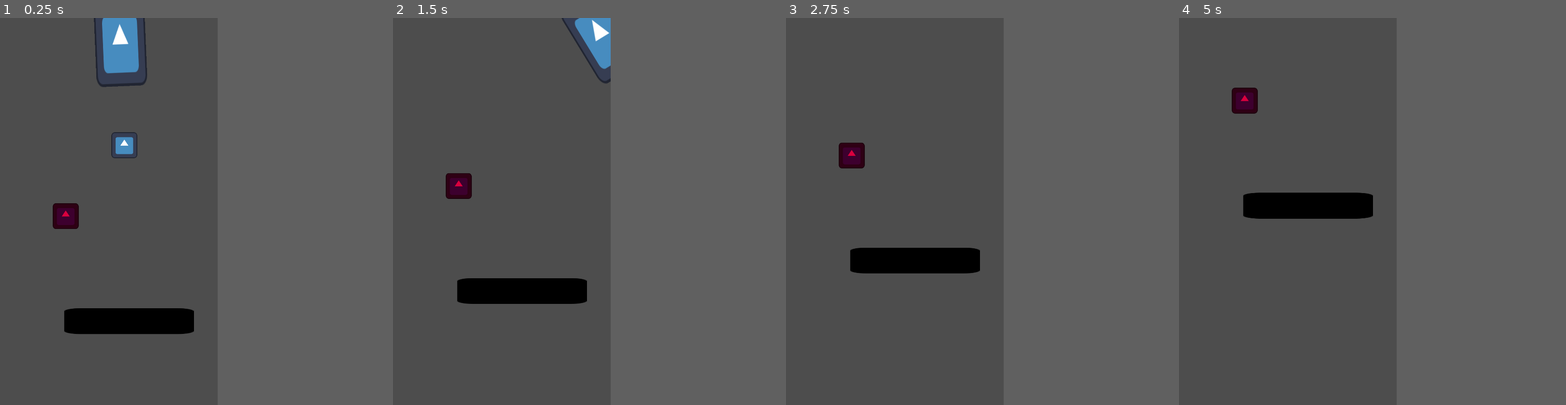
Above: before the commit, frames 1-4 (left to right).
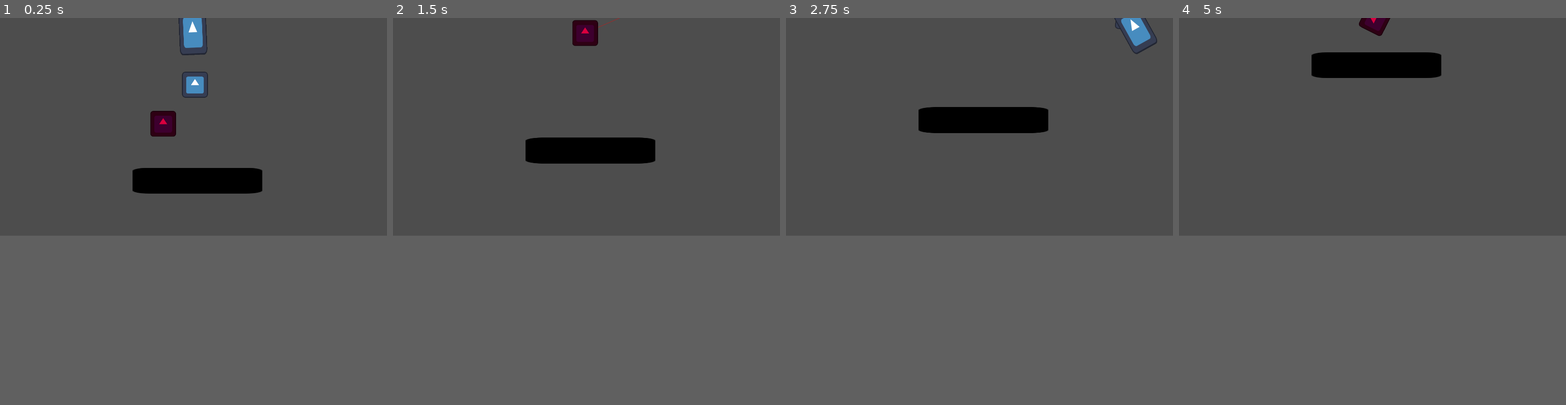
Above: after the commit, the same moments.

Repository: Pandji25/ggj25-animaldev
Game: Godot game, scene res://game.tscn
Same seed, same stepped clock (60 frames per second), same inputs: the game is played once before the commit and once after it. The engine's default icon, where the game draws it, is replaced by a stand-in: a white triangle on a blue panel in a dark square.
Inputs:
- Up to frame 1 (0.25 s): no input
- Up to frame 2 (1.5 s): tap Enter at 0.5 s; hold Right (ui_right) 0.53-1.28 s; hold Down (ui_down) from 1.28 s (still down)
- Up to frame 3 (2.75 s): release Down (ui_down) at 2.03 s; hold Right (ui_right) from 2.03 s (still down)
- Up to frame 4 (5 s): release Right (ui_right) at 2.78 s; hold Up (ui_up) 2.78-3.53 s; hold Left (ui_left) from 3.53 s (still down)
In our replay, the window is 450x800 before the commit and 800x450 after it. These sizes can differ from the game's own. Grey fills any space a smaller window leaves; there, only what the larger window draws over its background counts as a difference.

The runs differ from the first frame. In frame 1, 7.8% of the frame differs, in the area x 13-68%, y 0-82%; in frame 2, 5.9%; in frame 3, 5.3%; in frame 4, 5.1%.

Commit message:
change aspect ratio

Diff:
--- a/game.tscn
+++ b/game.tscn
@@ -16,7 +16,12 @@
 [sub_resource type="RectangleShape2D" id="RectangleShape2D_v61sh"]
 size = Vector2(130, 122)
 
+[sub_resource type="RectangleShape2D" id="RectangleShape2D_echct"]
+size = Vector2(58.5234, 2468.92)
+
 [node name="Game" type="Node2D"]
+position = Vector2(633, 0)
+scale = Vector2(0.54182, 0.54182)
 script = ExtResource("1_ld8p2")
 
 [node name="Marker2D" type="Marker2D" parent="."]
@@ -80,4 +85,16 @@
 
 [node name="RigidPlayer" parent="." instance=ExtResource("6_r3wt8")]
 
+[node name="StaticBody2D" type="StaticBody2D" parent="."]
+
+[node name="CollisionShape2D" type="CollisionShape2D" parent="StaticBody2D"]
+position = Vector2(-863.756, 1098.15)
+rotation = -0.0872665
+shape = SubResource("RectangleShape2D_echct")
+
+[node name="CollisionShape2D2" type="CollisionShape2D" parent="StaticBody2D"]
+position = Vector2(2028.35, 1070.47)
+rotation = 0.0872665
+shape = SubResource("RectangleShape2D_echct")
+
 [connection signal="body_entered" from="Straw" to="Straw" method="_on_body_entered"]
--- /dev/null
+++ b/main.tscn
@@ -0,0 +1,11 @@
+[gd_scene format=3 uid="uid://b0htuuh6huy7t"]
+
+[node name="Main" type="Node2D"]
+
+[node name="Button" type="Button" parent="."]
+offset_left = 345.0
+offset_top = 120.0
+offset_right = 654.0
+offset_bottom = 161.0
+text = "Start
+"
--- a/project.godot
+++ b/project.godot
@@ -17,9 +17,10 @@
 
 [display]
 
-window/size/viewport_width=1080
-window/size/viewport_height=1920
+window/size/viewport_width=1920
+window/size/viewport_height=1080
 window/stretch/mode="viewport"
+window/stretch/aspect="expand"
 
 [rendering]
 
Not shown: 1 places in game.tscn that only renumber resources
